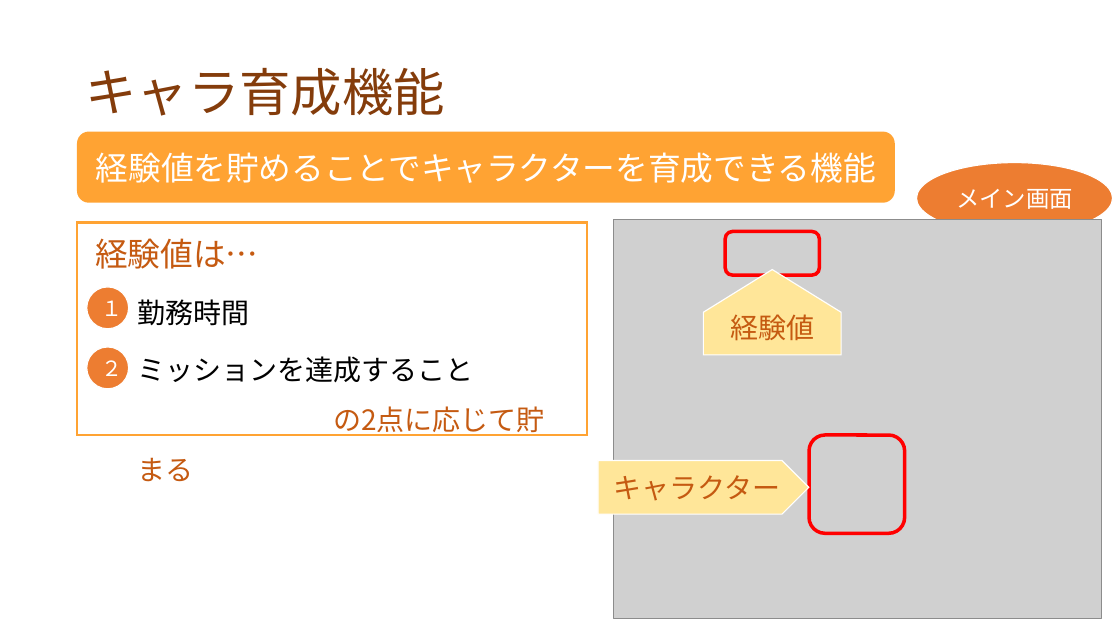
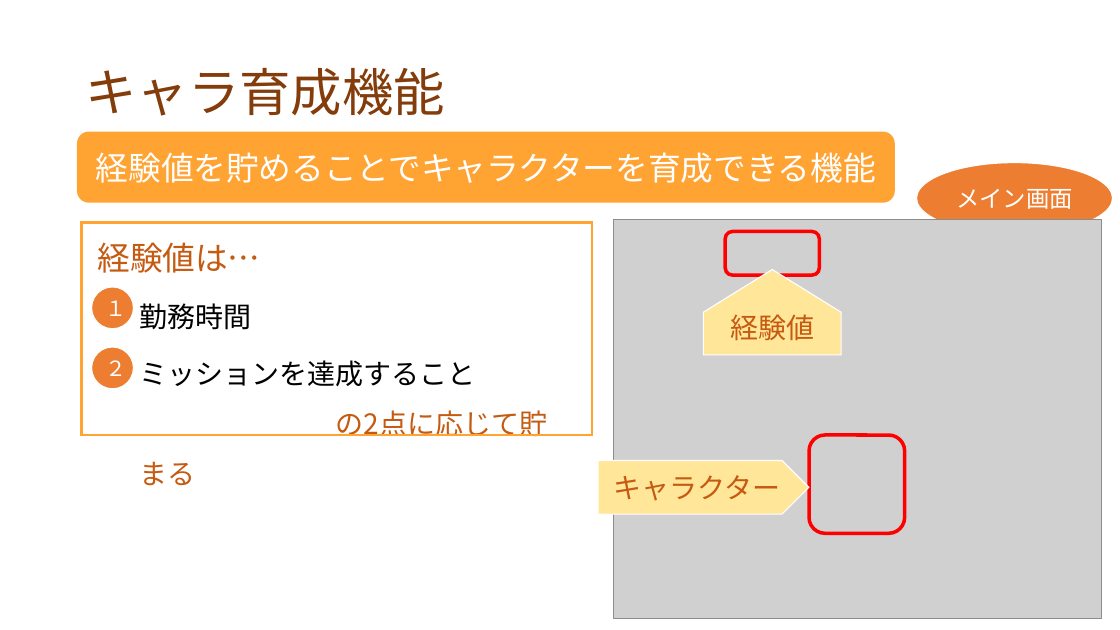
Before and after one commit to dojo2022/F-3, a slide deck: slide 8 of doc/プレゼン資料_F3_なかおっち.pptx (slide 7 before the commit). Drawn at 1120x630 pixels with LibreOffice and Linux fonts; fonts in the diff are those of the drawing; grey boxes stand for pictures. Boxes give left, top, right and bottom in pixels: in the first picture for what was removed or moved away, otherwise in the second. Text is boxed around its words. In the diff, an @@ line names an element or a change of style, - is before the commit and + after.

```diff
--- a/doc/プレゼン資料_F3_なかおっち.pptx
+++ b/doc/プレゼン資料_F3_なかおっち.pptx
@@ 2 ellipses, 1 rectangle: place and size @@
-2 ellipses, 1 rectangle at <box>77,223,587,435</box>
+2 ellipses, 1 rectangle at <box>82,223,592,435</box>
@@ text "経験値は…" rewrapped from <box>95,238,545,436</box> to <box>97,242,547,436</box> @@
```
Also in this commit, not shown: 6 other slides changed, 7 slides added, 6 slides removed, 1 other file.
